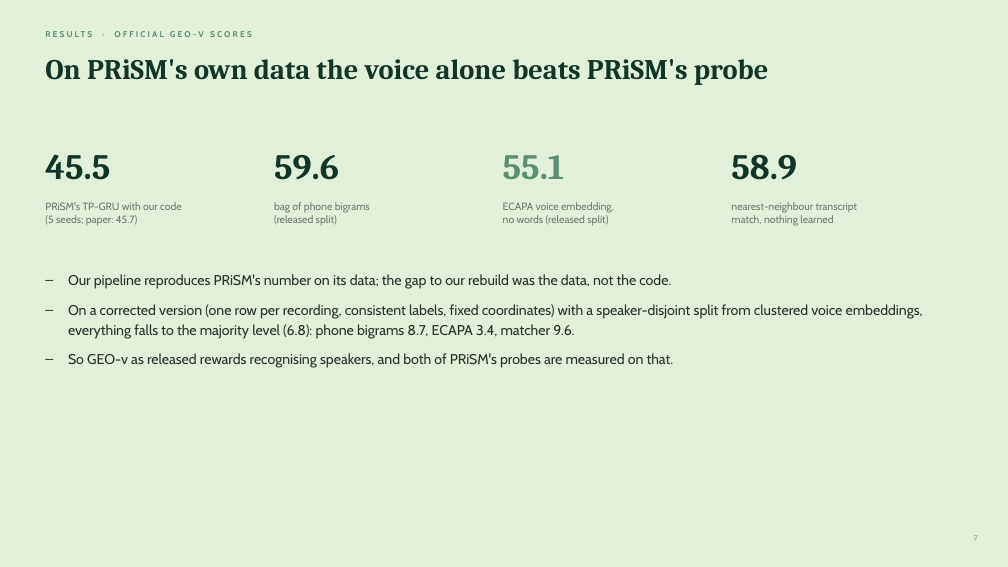
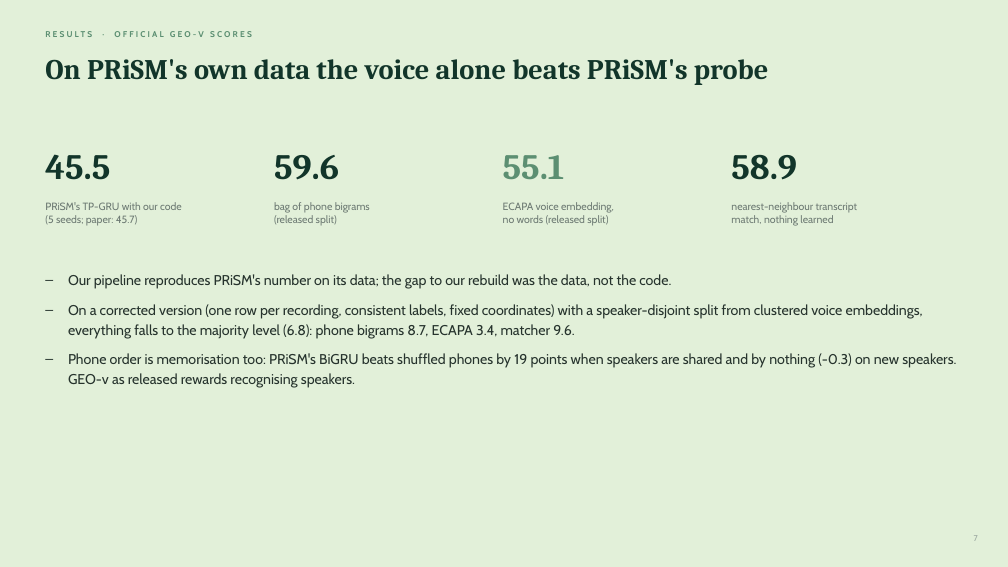
Before and after one commit to unignoramus11/sal-project, a slide deck: slide 7 of slides/mid/mid_evaluation.pptx. Drawn at 1008x567 pixels with LibreOffice and Linux fonts; fonts in the diff are those of the drawing. Boxes give left, top, right and bottom in pixels: in the first picture for what was removed or moved away, otherwise in the second. Text is boxed around its words. In the diff, an @@ line names an element or a change of style, - is before the commit and + after.

```diff
--- a/slides/mid/mid_evaluation.pptx
+++ b/slides/mid/mid_evaluation.pptx
@@ text at [68,353,956,388]: text changed @@
-– So GEO-v as released rewards recognising speakers, and both of PRiSM's probes are measured on that.
+– Phone order is memorisation too: PRiSM's BiGRU beats shuffled phones by 19 points when speakers are shared and by nothing (-0.3) on new speakers. GEO-v as released rewards recognising speakers.
```
Also in this commit, not shown: 42 other files.
